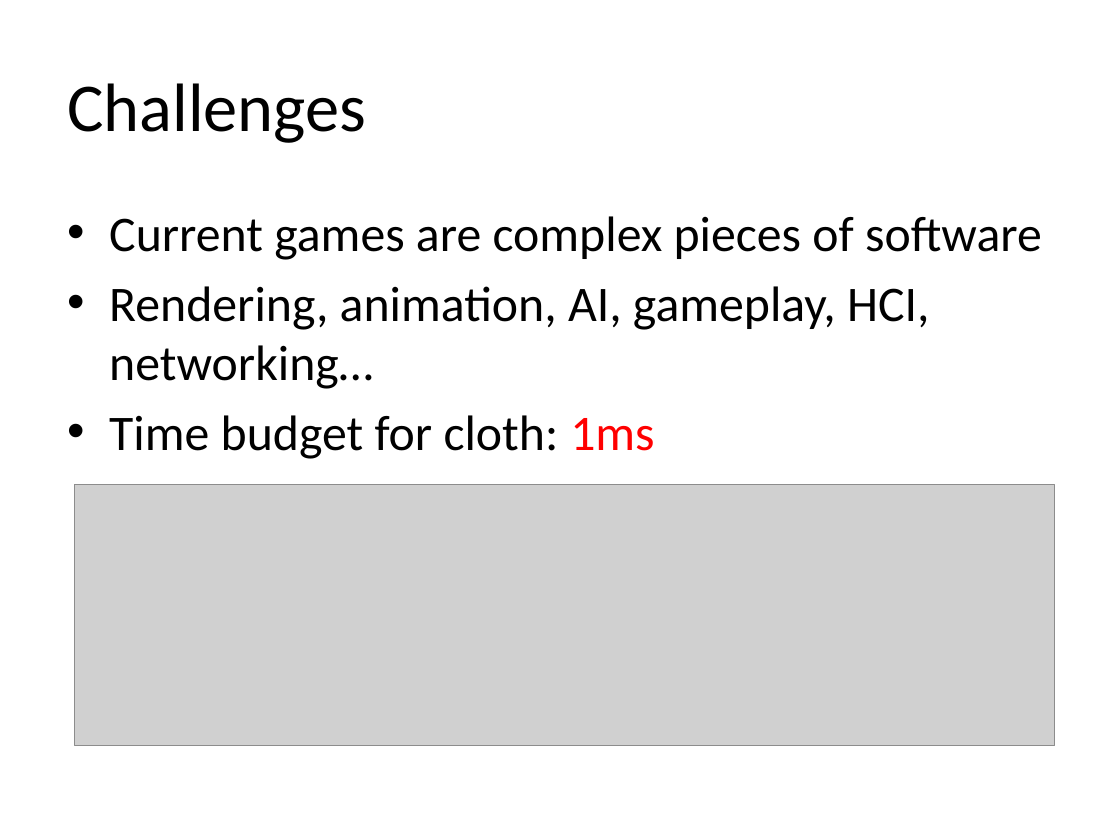
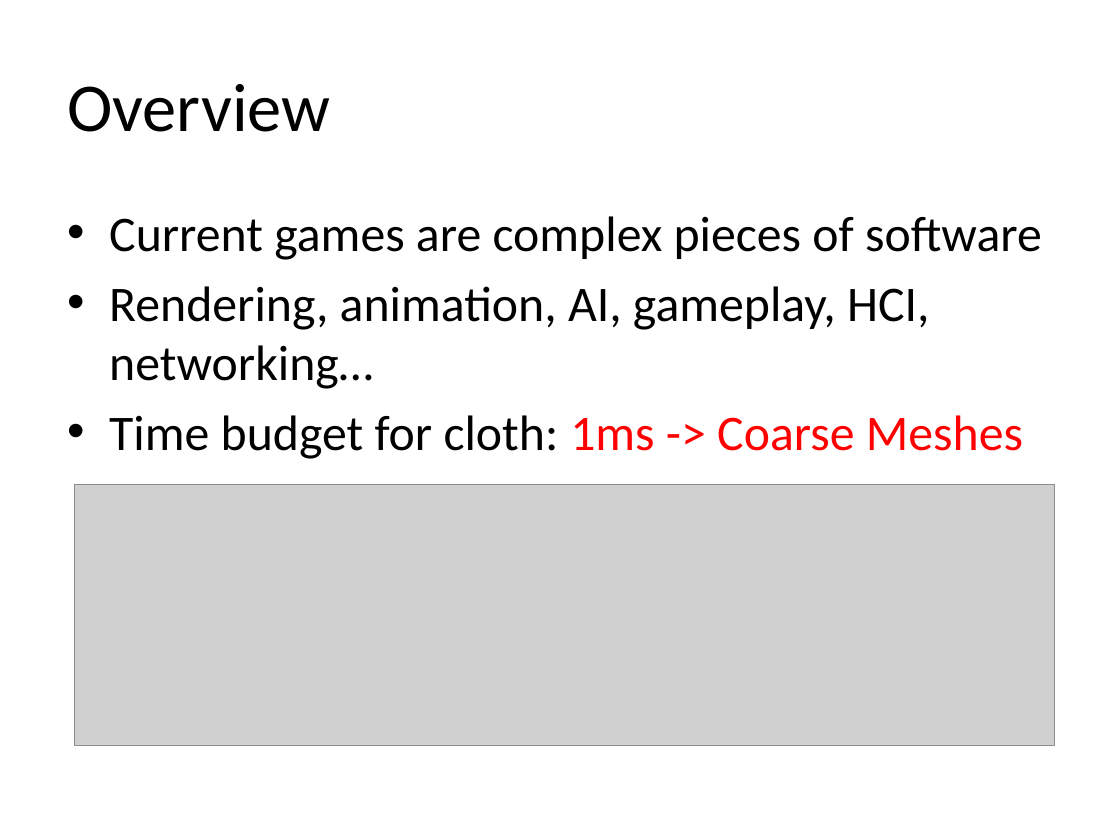
Before and after one commit to JiongCHEN/paper-reading, a slide deck: slide 2 of kavan11/template.pptx. Drawn at 1120x840 pixels with LibreOffice and Linux fonts; fonts in the diff are those of the drawing; grey boxes stand for pictures. Boxes give left, top, right and bottom in pixels: in the first picture for what was removed or moved away, otherwise in the second. Text is boxed around its words. In the diff, an @@ line names an element or a change of style, - is before the commit and + after.

```diff
--- a/kavan11/template.pptx
+++ b/kavan11/template.pptx
@@ title at [67,84,330,132]: text changed @@
-Challenges
+Overview
@@ text at [109,415,1023,459]: text changed @@
-• Time budget for cloth: 1ms
+• Time budget for cloth: 1ms -> Coarse Meshes
```
Also in this commit, not shown: 14 slides added.
